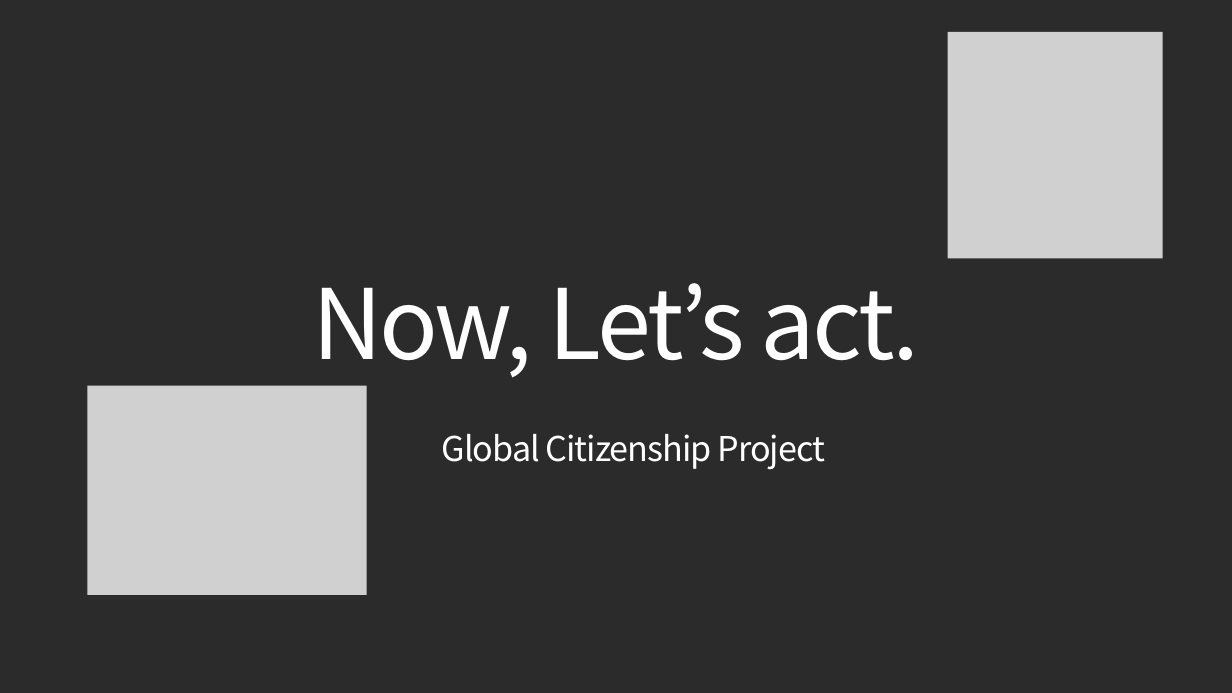
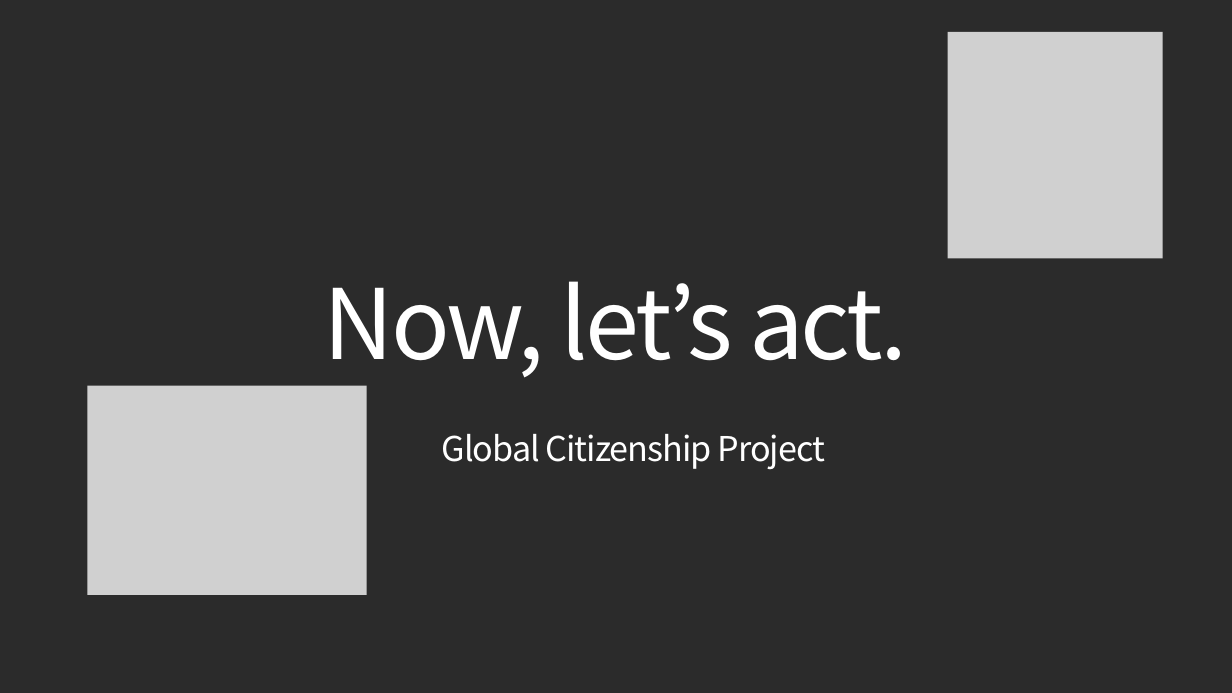
Before and after one commit to biossam/snja_map, a slide deck: slide 1 of files/intl/Now_Lets_act.pptx. Drawn at 1232x693 pixels with LibreOffice and Linux fonts; fonts in the diff are those of the drawing; grey boxes stand for pictures; background and template pictures are left out; a plain dark background stands for a picture behind light text. Boxes give left, top, right and bottom in pixels: in the first picture for what was removed or moved away, otherwise in the second. Text is boxed around its words. In the diff, an @@ line names an element or a change of style, - is before the commit and + after.

```diff
--- a/files/intl/Now_Lets_act.pptx
+++ b/files/intl/Now_Lets_act.pptx
@@ text at (324, 281, 908, 378): text changed @@
-Now, Let’s act.
+Now, let’s act.
```
Also in this commit, not shown: 1 other slide changed, 11 other files.
